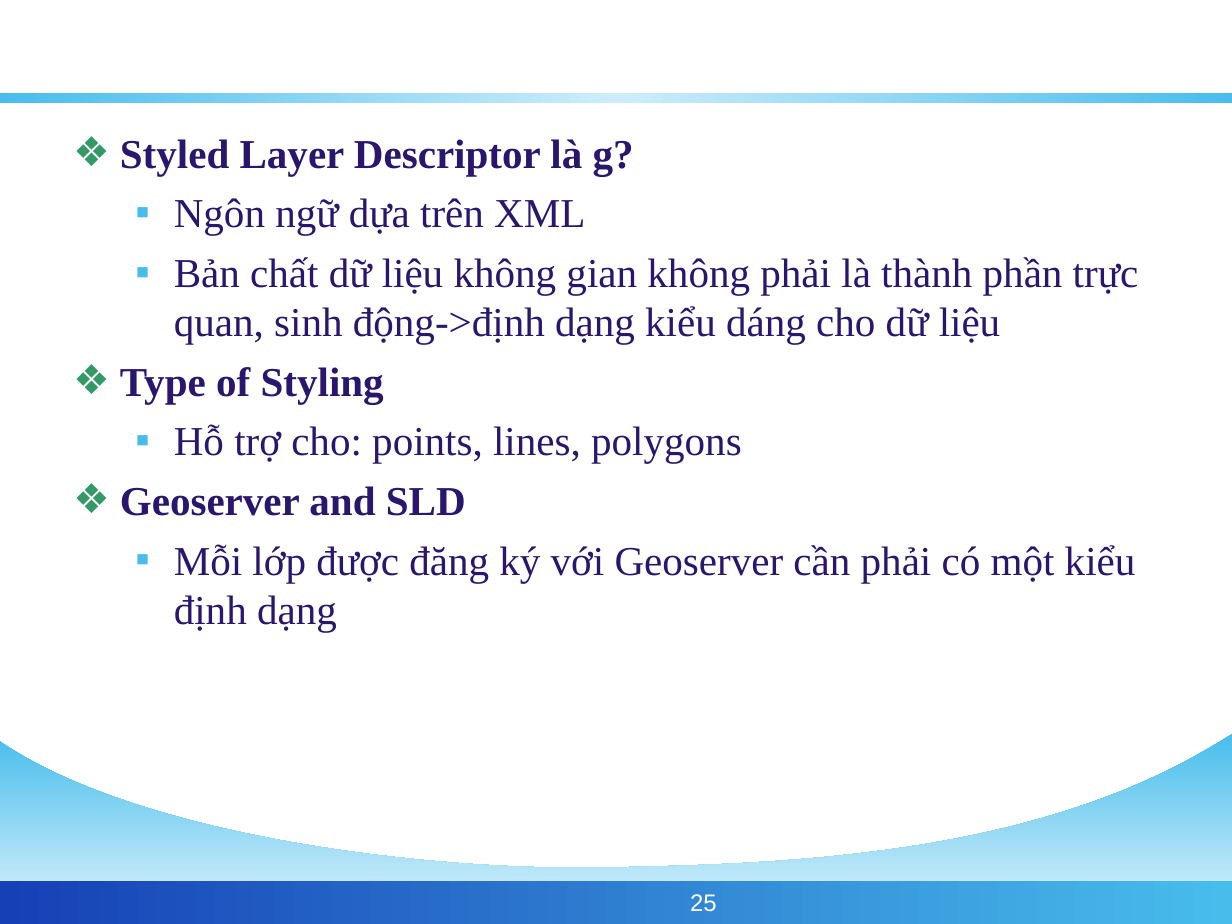
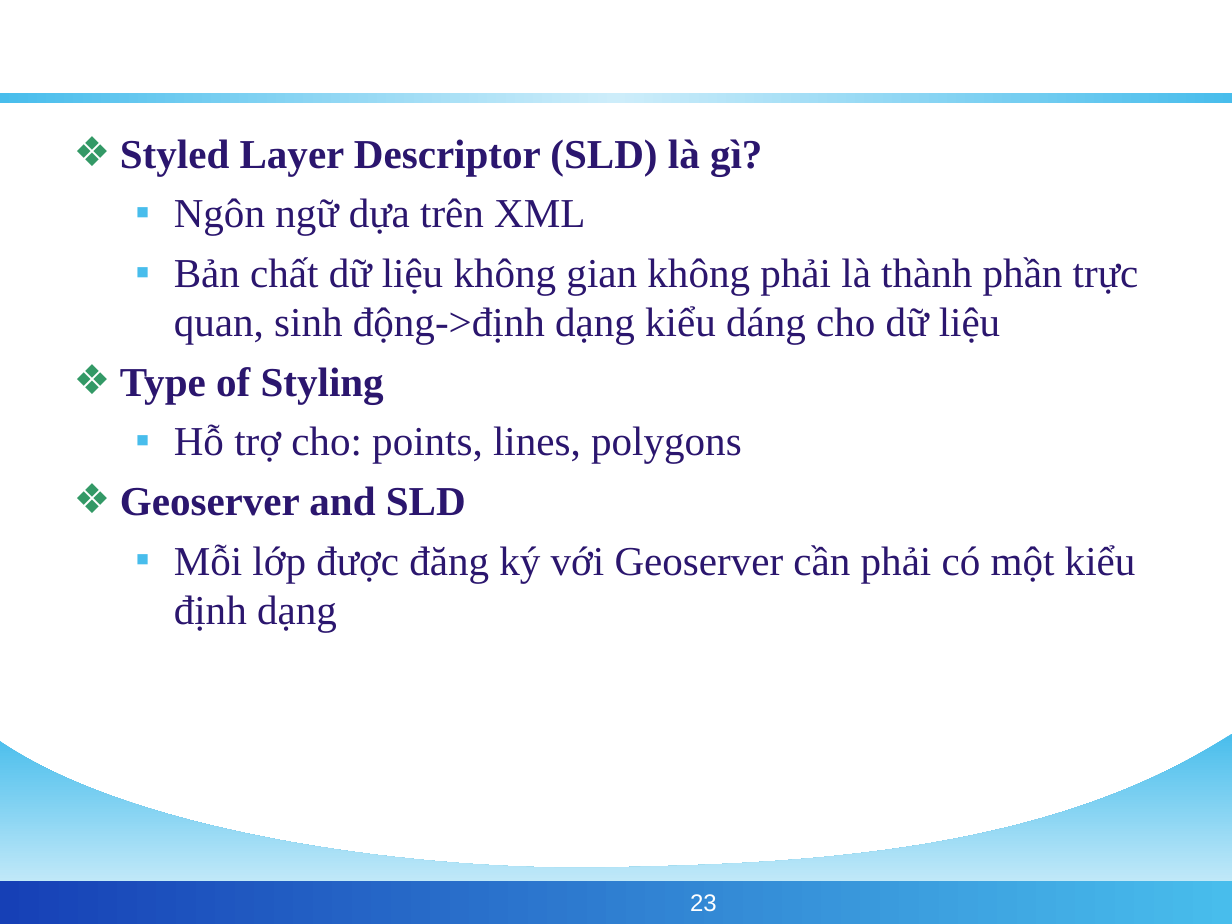
Before and after one commit to phamngsinh/cantho-webgis, a slide deck: slide 23 of Document/Bao Cao/BaoCaoLuanVan.ppt (slide 25 before the commit). Drawn at 1232x924 pixels with LibreOffice and Linux fonts; fonts in the diff are those of the drawing; background and template pictures are left out. Boxes give left, top, right and bottom in pixels: in the first picture for what was removed or moved away, otherwise in the second. Text is boxed around its words. In the diff, an @@ line names an element or a change of style, - is before the commit and + after.

```diff
--- a/Document/Bao Cao/BaoCaoLuanVan.ppt
+++ b/Document/Bao Cao/BaoCaoLuanVan.ppt
@@ text at (x1=120, y1=139, x2=762, y2=176): text changed @@
-❖ Styled Layer Descriptor là g?
+❖ Styled Layer Descriptor (SLD) là gì?
@@ page number at (x1=690, y1=894, x2=717, y2=912): text changed @@
-25
+23
```
Also in this commit, not shown: 11 other slides changed, 3 slides added, 5 slides removed, 1 other file.
